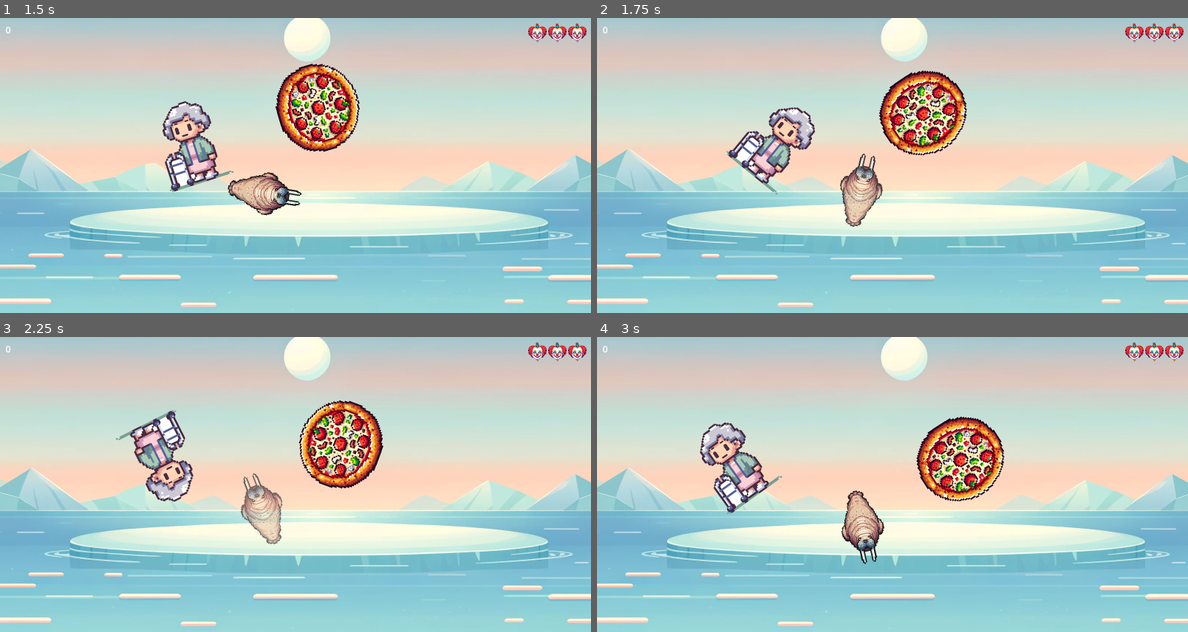
Above: before the commit, frames 1-4 (two rows, left to right).
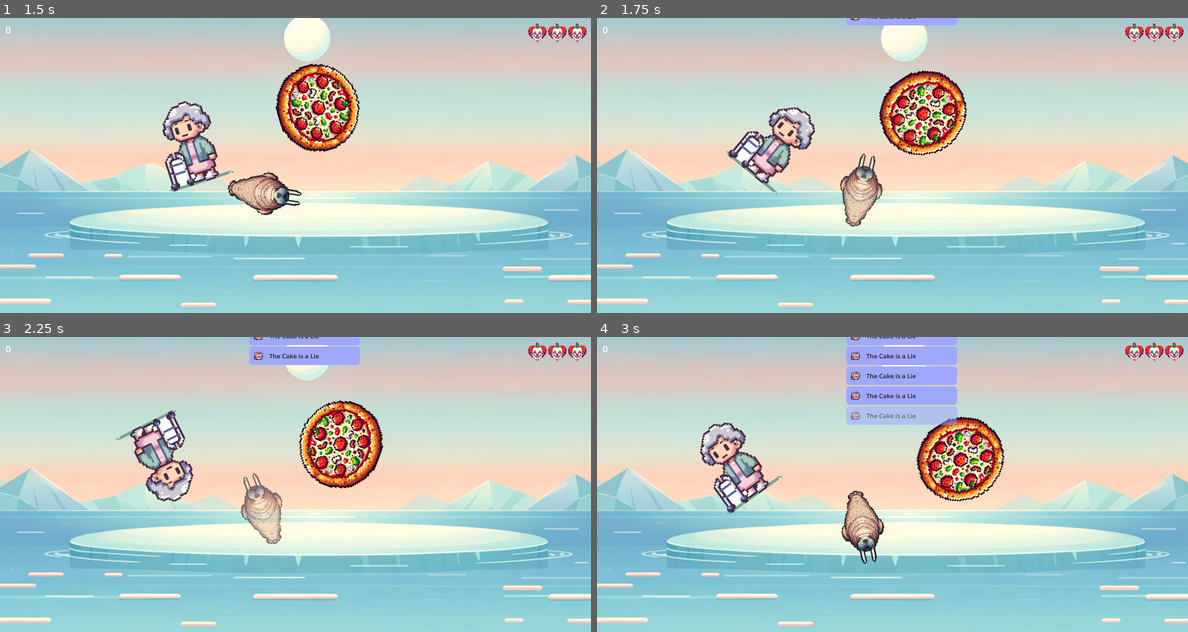
Above: after the commit, the same moments.

Repository: bytedev-code/the-sad-unicorn
Game: Godot game, scene res://game.tscn
The game is run twice, just before and just after one commit, with the same random seed, the same clock (stepped at 60 frames per second) and the same inputs.
Inputs:
- Up to frame 1 (1.5 s): hold D (player_rotate_right) 0.53-1.28 s; hold K 0.53-1.28 s; tap T at 0.8, 1.35 s; hold A (player_rotate_left) from 1.28 s (still down)
- Up to frame 2 (1.75 s): keep holding A (player_rotate_left); tap O at 1.55 s
- Up to frame 3 (2.25 s): release A (player_rotate_left) at 2.03 s; hold D (player_rotate_right) from 2.03 s (still down); hold O from 2.03 s (still down)
- Up to frame 4 (3 s): tap R at 2.3, 2.85 s; release D (player_rotate_right) at 2.78 s; release O at 2.78 s; hold W (player_forward) from 2.78 s (still down)

Frame 1 is identical in both runs. In frame 2, 0.5% of the frame differs, in the area x 42-61%, y 0-3%; in frame 3, 1.7%; in frame 4, 5.2%, in the area x 42-61%, y 0-30%.
Error after the commit: Invalid access to property or key 'enemies' on a base object of type 'Dictionary'. (res://achivements/scripts/achivements.gd:43)

Commit message:
Clean up achivements

Diff:
--- a/achivements/scripts/achivements.gd
+++ b/achivements/scripts/achivements.gd
@@ -3,7 +3,9 @@
 var save:SaveData = SaveData.new()
 var achivementBanner = preload("res://achivements/achivementBanner.tscn")
 
-func gameWon(mode: String):
+func resetSave():
+	save.resetGame()
+func gameWon(mode: String)	:
 	if(save.data["game"]["completed"].has(mode)):
 		save.data["game"]["completed"][mode] += 1
 	else:
@@ -30,19 +32,19 @@
 	save.saveGame()
 
 func touchedEnemy(enemy: String):
-	if(save.data["enemies"]["killed_by"].has(enemy)):
-		save.data["enemies"]["killed_by"][enemy] += 1
+	if(save.data["enemies"]["damageTaken"].has(enemy)):
+		save.data["enemies"]["damageTaken"][enemy] += 1
 	else:
-		save.data["enemies"]["killed_by"][enemy] = 1
+		save.data["enemies"]["damageTaken"][enemy] = 1
 	checkforAchivement()
 	save.saveGame()
 
 func enemyKilled(enemy:String):
-	if(save.data["enemies"]["damageTaken"].has(enemy)):
-		save.data["enemies"]["damageTaken"][enemy] += 1
+	if(save.data["enemies"]["killed"].has(enemy)):
+		save.data["enemies"]["killed"][enemy] += 1
 	else:
-		save.data["enemies"]["damageTaken"][enemy] = 1
-	save.data["enemies"]["damageTaken"]["total"] += 1
+		save.data["enemies"]["killed"][enemy] = 1
+	save.data["enemies"]["killed"]["total"] += 1
 	checkforAchivement()
 	save.saveGame()
 
@@ -62,7 +64,7 @@
 			if not value.has(key):
 				break
 			value = value[key]
-		if typeof(value) == TYPE_FLOAT and value >= achivement["goal"]:
+		if (typeof(value) == TYPE_FLOAT or typeof(value) == TYPE_INT) and not achivement["reached"] and value >= achivement["goal"]:
 			achivement["reached"] = true
 			displayAchivment(achivement)
 
--- /dev/null
+++ b/achivements/scripts/achivementsData.gd
@@ -0,0 +1,57 @@
+extends Resource
+
+var achivements = [
+	{
+		"name":"The Cake is a Lie",
+		"texture": preload("res://assets/enemies/cake.png"),
+		"reference":["enemies","damageTaken","cake"],
+		"goal":1,
+		"reached": false
+	},
+	{
+		"name": "Make the Unicorn Laugh",
+		"texture": preload("res://assets/enemies/unicorn_happy.png"),
+		"reference":["goals","completed", "normal"],
+		"goal":1,
+		"reached": false
+	},
+	{
+		"name": "It`s slippery",
+		"texture": preload("res://assets/enemies/banana.png"),
+		"reference":["enemies","killed","bannane"],
+		"goal":10,
+		"reached": false
+	},
+	{
+		"name": "Palim Palim",
+		"texture": preload("res://assets/enemies/french_fries_bottle_300x300.png"),
+		"reference":["enemies","fries"],
+		"goal":1,
+		"reached": false
+	},
+	{
+		"name": "It`s slippery",
+		"texture": preload("res://assets/enemies/clock.png"),
+		"reference":["enemies","banana"],
+		"goal":10,
+		"reached": false
+	},
+	{
+		"name": "Try harder next Time",
+		"texture": preload("res://assets/enemies/clock.png"),
+		"reference":["game","lost","total"],
+		"goal":1,
+		"reached": false
+	},
+	{
+		"name": "Shoot = Space!!",
+		"texture": preload("res://assets/enemies/clock.png"),
+		"reference":["goals","los"],
+		"goal":10, "reached": false
+	},
+	{
+		"name": "Are you even trying???",
+		"texture": preload("res://assets/enemies/clock.png"),
+		"reference":["goals","los"],
+		"goal":20, "reached": false
+	}]
--- a/achivements/scripts/saveData.gd
+++ b/achivements/scripts/saveData.gd
@@ -1,5 +1,6 @@
 class_name SaveData extends Object
 
+var achivements = preload("res://achivements/scripts/achivementsData.gd").new().achivements
 var data = {}
 var template = {
 	"enemies": {
@@ -26,28 +27,10 @@
 		"bestscore":0,
 	}
 }
-var achivements = [{"name":"The Cake is a Lie", "reference":["goals","hitBy","cake"], "goal":1, "reached": false},
-					{"name": "Make the Unicorn Laugh","texture": preload("res://assets/enemies/banana.png"), "reference":["goals","completed", "normal"], "goal":1, "reached": false},
-					{"name": "It`s slippery", "reference":["enemies","banana"], "goal":10, "reached": false},
-					{"name": "Palim Palim", "reference":["enemies","fries"], "goal":1, "reached": false},
-					{"name": "It`s slippery", "reference":["enemies","banana"], "goal":10, "reached": false},
-					{"name": "Try harder next Time", "reference":["goals","los"], "goal":1, "reached": false},
-					{"name": "Shoot = Space!!", "reference":["goals","los"], "goal":10, "reached": false},
-					{"name": "Are you even trying???", "reference":["goals","los"], "goal":20, "reached": false}]
 
 func _init():
-	data = template;
-	#Todo
-	#loadGame()
+	loadGame()
 
-# Called when the node enters the scene tree for the first time.
-func _ready():
-	pass # Replace with function body.
-
-
-# Called every frame. 'delta' is the elapsed time since the previous frame.
-func _process(delta):
-	pass
 
 func saveGame():
 	var save_game = FileAccess.open("user://savegame.save", FileAccess.WRITE)
@@ -60,6 +43,8 @@
 		dir.remove("user://savegame.save")
 	data = template
 	saveGame()
+	for achivement in achivements:
+		achivement["reached"] = false
 
 
 func loadGame():
--- a/blueprints/enemies/dummy.tscn
+++ /dev/null
@@ -1,17 +0,0 @@
-[gd_scene load_steps=4 format=3 uid="uid://bjcdoe0d0l8r4"]
-
-[ext_resource type="Script" path="res://enemy.gd" id="1_ot6wk"]
-[ext_resource type="Texture2D" uid="uid://cm505n0xda5rt" path="res://assets/enemy.png" id="2_ijdwl"]
-
-[sub_resource type="RectangleShape2D" id="RectangleShape2D_vn05w"]
-size = Vector2(327, 331)
-
-[node name="dummy" type="RigidBody2D"]
-script = ExtResource("1_ot6wk")
-
-[node name="CollisionShape2D" type="CollisionShape2D" parent="."]
-position = Vector2(-0.5, 1.5)
-shape = SubResource("RectangleShape2D_vn05w")
-
-[node name="Sprite2D" type="Sprite2D" parent="."]
-texture = ExtResource("2_ijdwl")
--- a/game.tscn
+++ b/game.tscn
@@ -46,5 +46,7 @@
 volume_db = -20.0
 autoplay = true
 
+[connection signal="on_gamelost" from="." to="CanvasLayer/Hud" method="gameLost"]
+[connection signal="on_gamewon" from="." to="CanvasLayer/Hud" method="gameWon"]
 [connection signal="on_score_changed" from="." to="CanvasLayer/Hud" method="setScore"]
 [connection signal="on_damage" from="player" to="CanvasLayer/Hud" method="setHealth"]
--- a/ui/hud.tscn
+++ b/ui/hud.tscn
@@ -1,8 +1,9 @@
-[gd_scene load_steps=4 format=3 uid="uid://bvut3uk1ruoiu"]
+[gd_scene load_steps=5 format=3 uid="uid://bvut3uk1ruoiu"]
 
 [ext_resource type="Script" path="res://ui/scripts/Score.gd" id="1_5rm4a"]
 [ext_resource type="Script" path="res://ui/scripts/hud.gd" id="1_whp6l"]
 [ext_resource type="Script" path="res://ui/scripts/health.gd" id="2_hwx80"]
+[ext_resource type="PackedScene" uid="uid://be02gmhv7yv2g" path="res://achivements/achivementSystem.tscn" id="4_jqg7x"]
 
 [node name="Hud" type="Control"]
 layout_mode = 3
@@ -37,3 +38,6 @@
 size_flags_horizontal = 8
 size_flags_vertical = 0
 script = ExtResource("2_hwx80")
+
+[node name="Achivements" parent="." instance=ExtResource("4_jqg7x")]
+layout_mode = 1
--- a/ui/scripts/hud.gd
+++ b/ui/scripts/hud.gd
@@ -31,3 +31,20 @@
 
 func touchedEnemy(enemy: String):
 	$Achivements.touchedEnemy(enemy)
+
+func _input(ev):
+	if Input.is_key_pressed(KEY_K):
+		addEnemyDeath("bannane")
+	elif  Input.is_key_pressed(KEY_T):
+		gameLost("default")
+	elif Input.is_key_pressed(KEY_O):
+		$Achivements.displayAchivment({
+		"name":"The Cake is a Lie",
+		"texture": preload("res://assets/enemies/cake.png"),
+		"reference":["enemies","damageTaken","cake"],
+		"goal":1,
+		"reached": false
+		}
+		)
+	elif Input.is_key_pressed(KEY_R):
+		$Achivements.resetSave()
Not shown: 1 places in game.tscn that only renumber resources
Not shown, added: achivements/ach1B34.tmp
